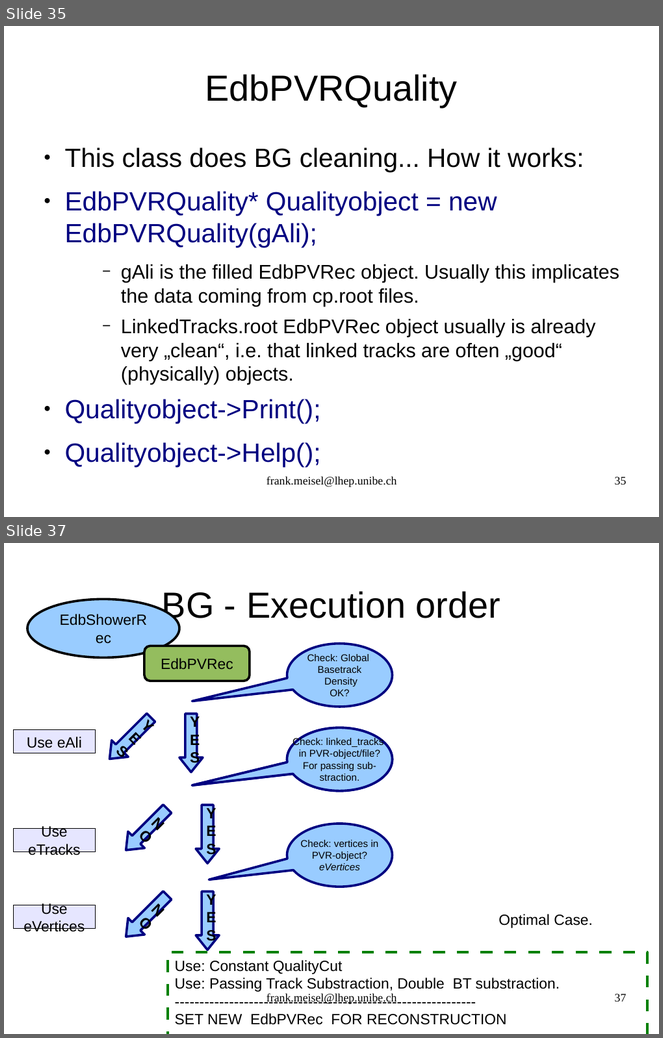
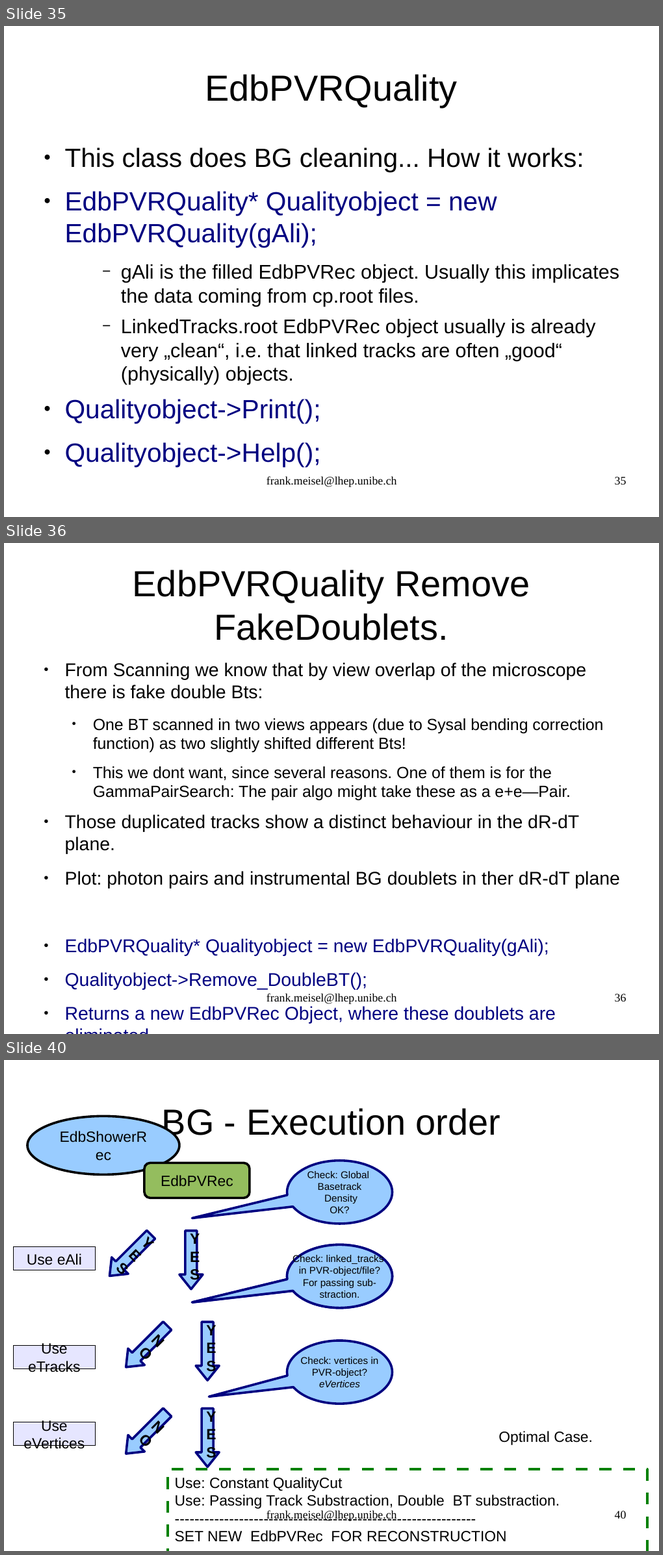
Before and after one commit to antonioiuliano2/fedra, a slide deck: src/libShower/documentation/libShowerMANUAL.odp. Shown one above the other, each under a label of ours: slides 35 and 37 before the commit, slides 35, 36 and 40 after it; the slides between them are not shown. The pictures are 663x1038 and 663x1555 pixels, drawn with LibreOffice and Linux fonts; fonts in the diff are those of the drawing. Boxes give left, top, right and bottom in pixels: in the first picture for what was removed or moved away, otherwise in the second. Text is boxed around its words. In the diff, an @@ line names an element or a change of style, - is before the commit and + after.

```diff
--- a/src/libShower/documentation/libShowerMANUAL.odp
+++ b/src/libShower/documentation/libShowerMANUAL.odp
@@ slide 36 added at box(4, 543, 659, 1034), background #FFFFFF @@
@@ title added at box(133, 570, 530, 641), 44 pt, text #000000 @@
+EdbPVRQuality Remove FakeDoublets.
@@ text added at box(65, 663, 620, 990), 22.4 pt, text #000000 @@
+● From Scanning we know that by view overlap of the microscope there is fake double Bts:
+  ● One BT scanned in two views appears (due to Sysal bending correction function) as two slightly shifted different Bts!
+  ● This we dont want, since several reasons. One of them is for the GammaPairSearch: The pair algo might take these as a e+e—Pair.
+● Those duplicated tracks show a distinct behaviour in the dR-dT plane.
+● Plot: photon pairs and instrumental BG doublets in ther dR-dT plane
+● EdbPVRQuality* Qualityobject = new EdbPVRQuality(gAli);
+● Qualityobject->Remove_DoubleBT();
+● Returns a new EdbPVRec Object, where these doublets are eliminated.
@@ text added at box(267, 993, 397, 1005), 14 pt, text #000000 @@
+frank.meisel@lhep.unibe.ch
@@ page number added at box(615, 994, 627, 1002), 14 pt, text #000000 @@
+36
@@ what was slide 37 is now slide 40 @@
@@ page number at box(615, 1511, 627, 1519): text changed @@
-37
+40
```
Also in this commit, not shown: 2 slides changed, 2 other slides added, 10 other files.
